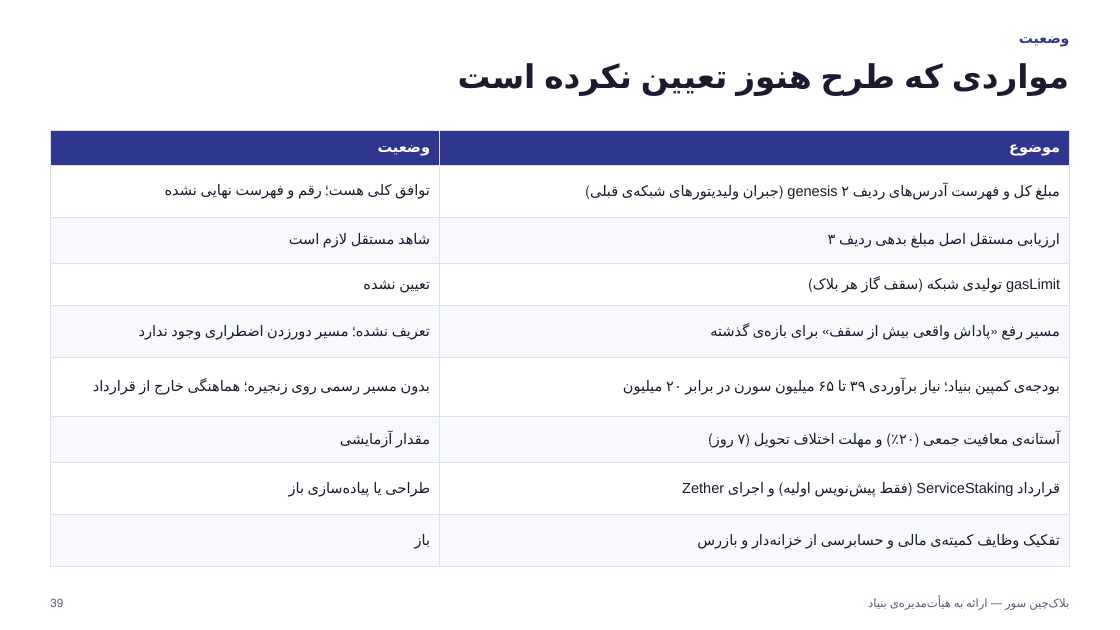
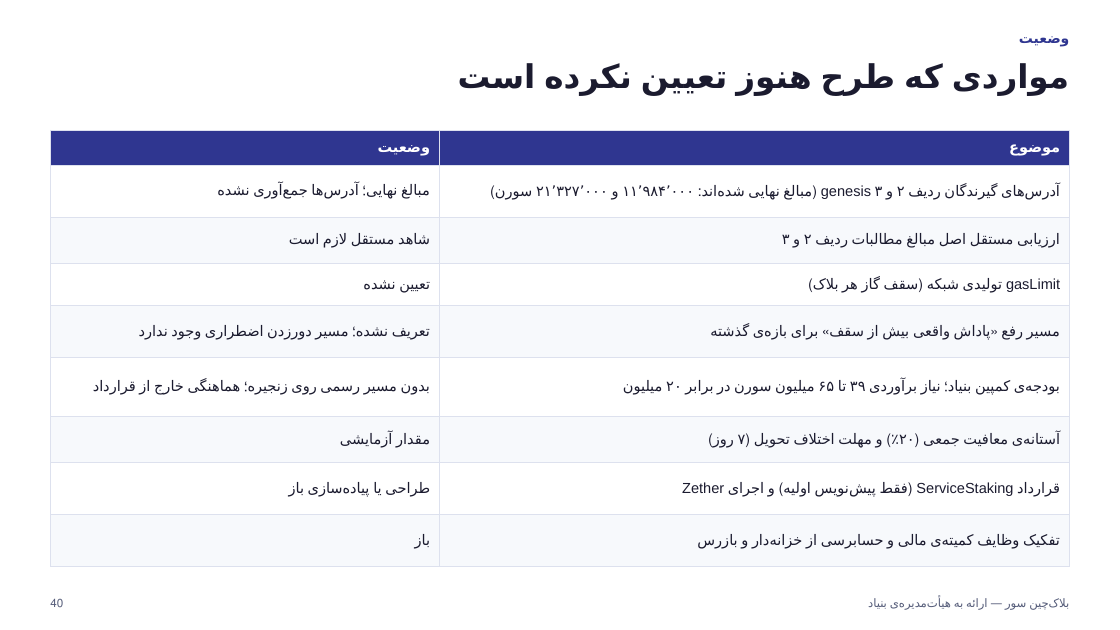
Before and after one commit to Sur-network/sur-new, a slide deck: slide 40 of presentations/Sur - Board Presentation.pptx (slide 39 before the commit). Drawn at 1120x630 pixels with LibreOffice and Linux fonts; fonts in the diff are those of the drawing. Boxes give left, top, right and bottom in pixels: in the first picture for what was removed or moved away, otherwise in the second. Text is boxed around its words. In the diff, an @@ line names an element or a change of style, - is before the commit and + after.

```diff
--- a/presentations/Sur - Board Presentation.pptx
+++ b/presentations/Sur - Board Presentation.pptx
@@ table at (50,130,1070,553) @@
-row 2, column 1: توافق کلی هست؛ رقم و فهرست نهایی نشده
+row 2, column 1: مبالغ نهایی؛ آدرس‌ها جمع‌آوری نشده
-row 2, column 2: مبلغ کل و فهرست آدرس‌های ردیف ۲ genesis (جبران ولیدیتورهای شبکه‌ی قبلی)
+row 2, column 2: آدرس‌های گیرندگان ردیف ۲ و ۳ genesis (مبالغ نهایی شده‌اند: ۱۱٬۹۸۴٬۰۰۰ و ۲۱٬۳۲۷٬۰۰۰ سورن)
-row 3, column 2: ارزیابی مستقل اصل مبلغ بدهی ردیف ۳
+row 3, column 2: ارزیابی مستقل اصل مبالغ مطالبات ردیف ۲ و ۳
@@ text at (50,599,63,607): text changed @@
-39
+40
```
Also in this commit, not shown: 26 other slides changed, 1 slide added, 16 other files.
